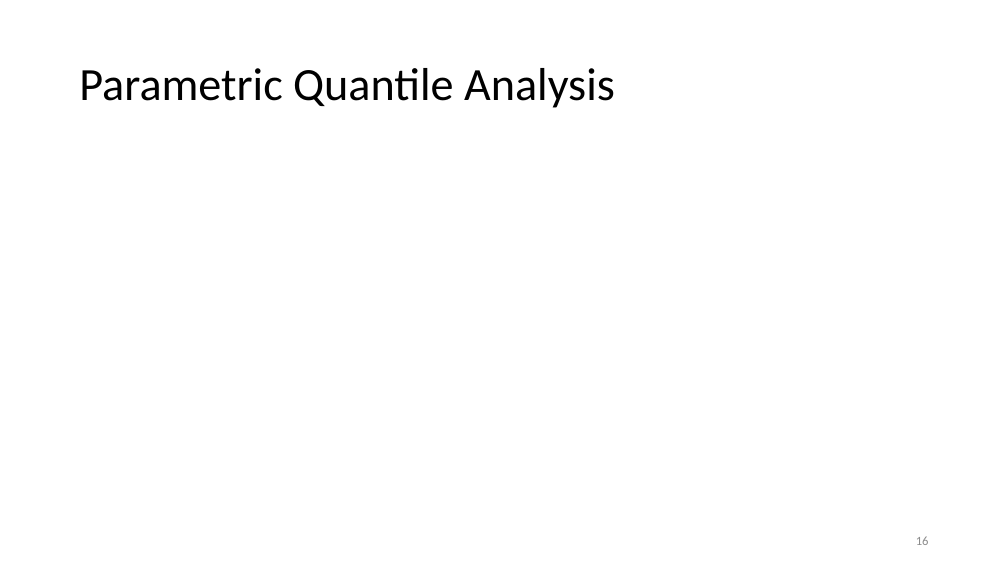
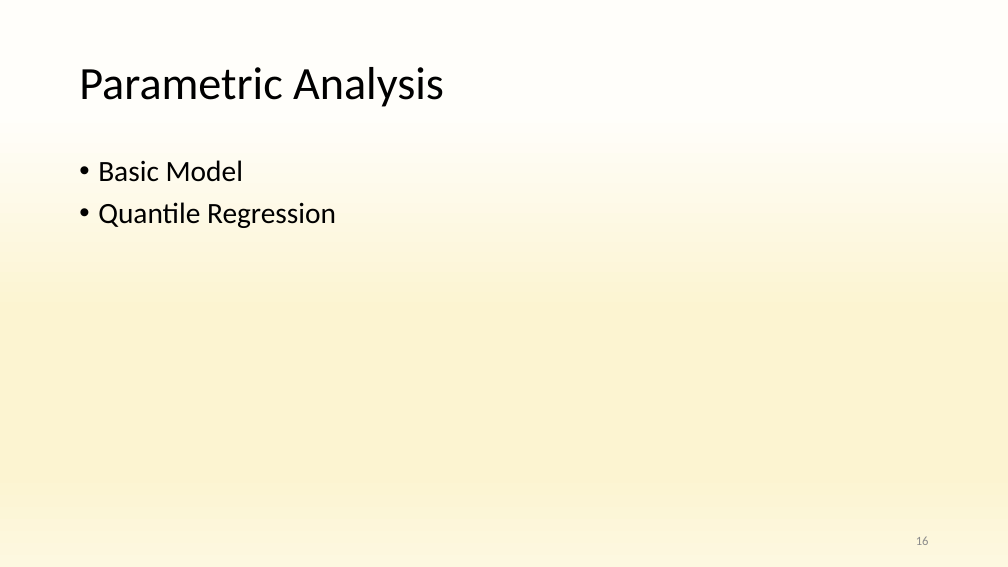
Before and after one commit to anuragr81/research, a slide deck: slide 16 of consumption/presentationOct2021.pptx. Drawn at 1008x567 pixels with LibreOffice and Linux fonts; fonts in the diff are those of the drawing; background and template pictures are left out. Boxes give left, top, right and bottom in pixels: in the first picture for what was removed or moved away, otherwise in the second. Text is boxed around its words. In the diff, an @@ line names an element or a change of style, - is before the commit and + after.

```diff
--- a/consumption/presentationOct2021.pptx
+++ b/consumption/presentationOct2021.pptx
@@ background #FFFFFF to gradient #FFFEFA to #FCF4D1 to #FDF8E0 @@
@@ title at box(79, 67, 444, 107): text changed @@
-Parametric Quantile Analysis
+Parametric Analysis
@@ text added at box(98, 160, 336, 228), 21 pt, text #000000 @@
+• Basic Model
+• Quantile Regression
```
Also in this commit, not shown: 19 other slides changed, 4 slides added, 5 other files.
